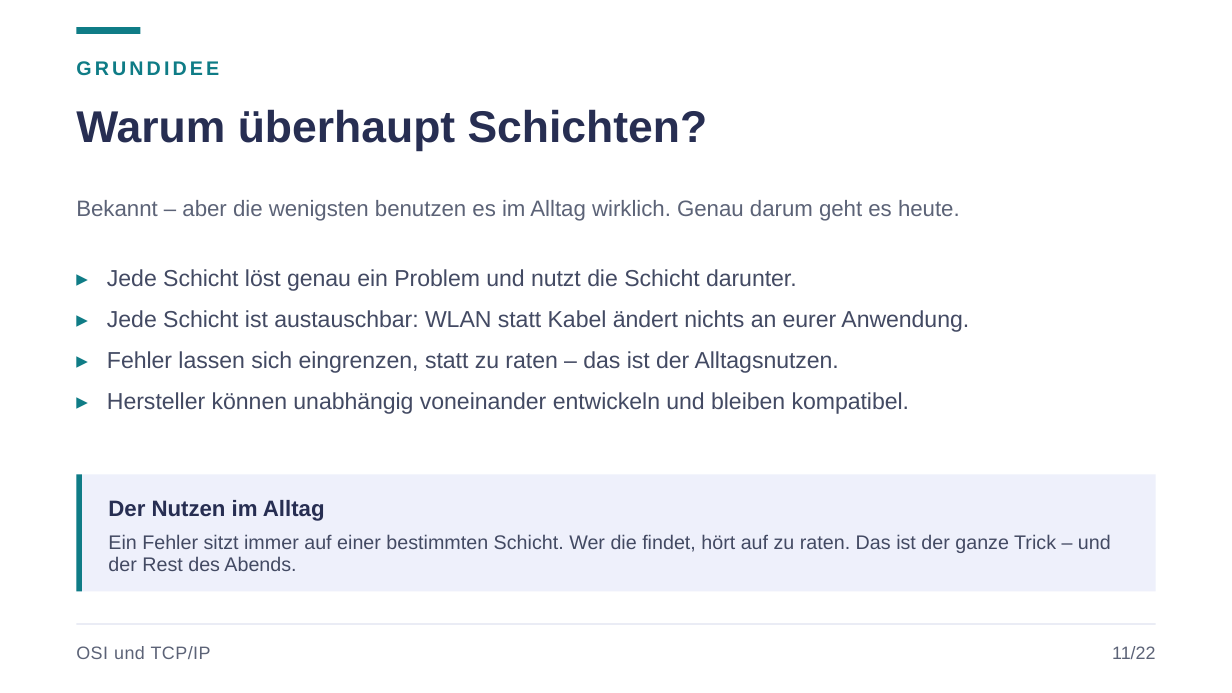
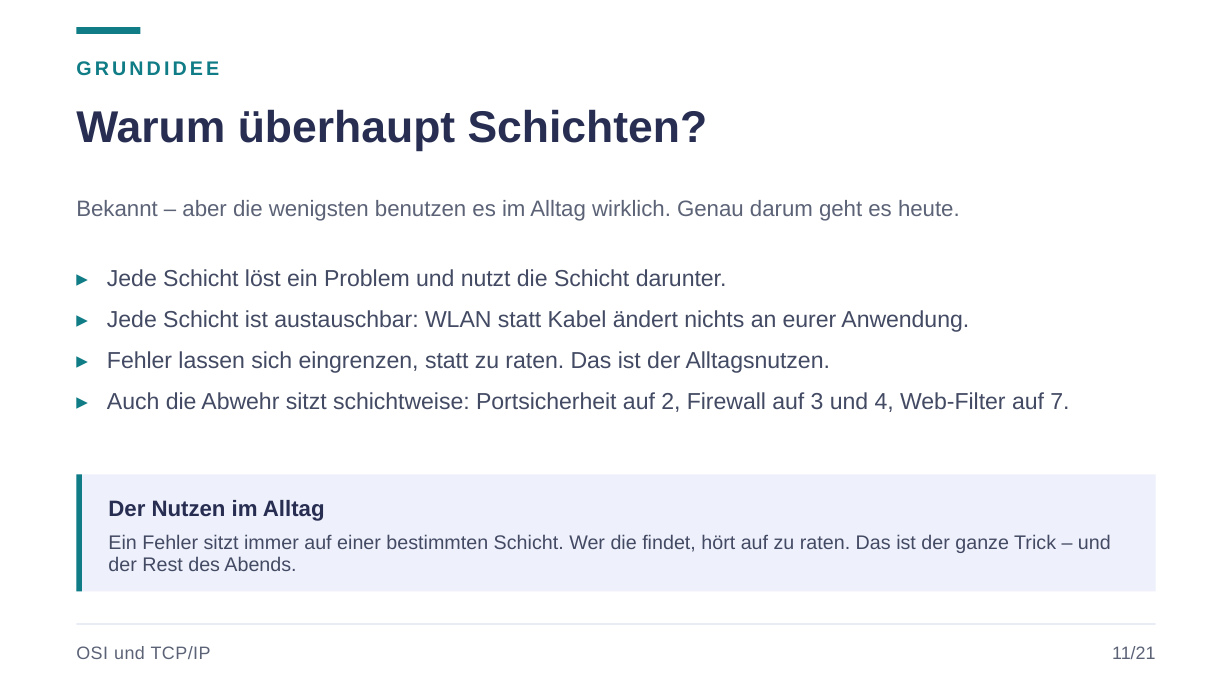
Before and after one commit to JacobMenge/kurs-unterlagen, a slide deck: slide 15 of folien/dist/01-netzwerke-grundlagen.pptx. Drawn at 1232x693 pixels with LibreOffice and Linux fonts; fonts in the diff are those of the drawing. Boxes give left, top, right and bottom in pixels: in the first picture for what was removed or moved away, otherwise in the second. Text is boxed around its words. In the diff, an @@ line names an element or a change of style, - is before the commit and + after.

```diff
--- a/folien/dist/01-netzwerke-grundlagen.pptx
+++ b/folien/dist/01-netzwerke-grundlagen.pptx
@@ text at (107,269,727,286): text changed @@
-▸ Jede Schicht löst genau ein Problem und nutzt die Schicht darunter.
+▸ Jede Schicht löst ein Problem und nutzt die Schicht darunter.
@@ text at (107,351,1069,412): text changed @@
-▸ Fehler lassen sich eingrenzen, statt zu raten – das ist der Alltagsnutzen.
-▸ Hersteller können unabhängig voneinander entwickeln und bleiben kompatibel.
+▸ Fehler lassen sich eingrenzen, statt zu raten. Das ist der Alltagsnutzen.
+▸ Auch die Abwehr sitzt schichtweise: Portsicherheit auf 2, Firewall auf 3 und 4, Web-Filter auf 7.
@@ text at (1112,646,1155,659): text changed @@
-11/22
+11/21
```
Also in this commit, not shown: 20 other slides changed, 1 slide removed, 4 other files.
